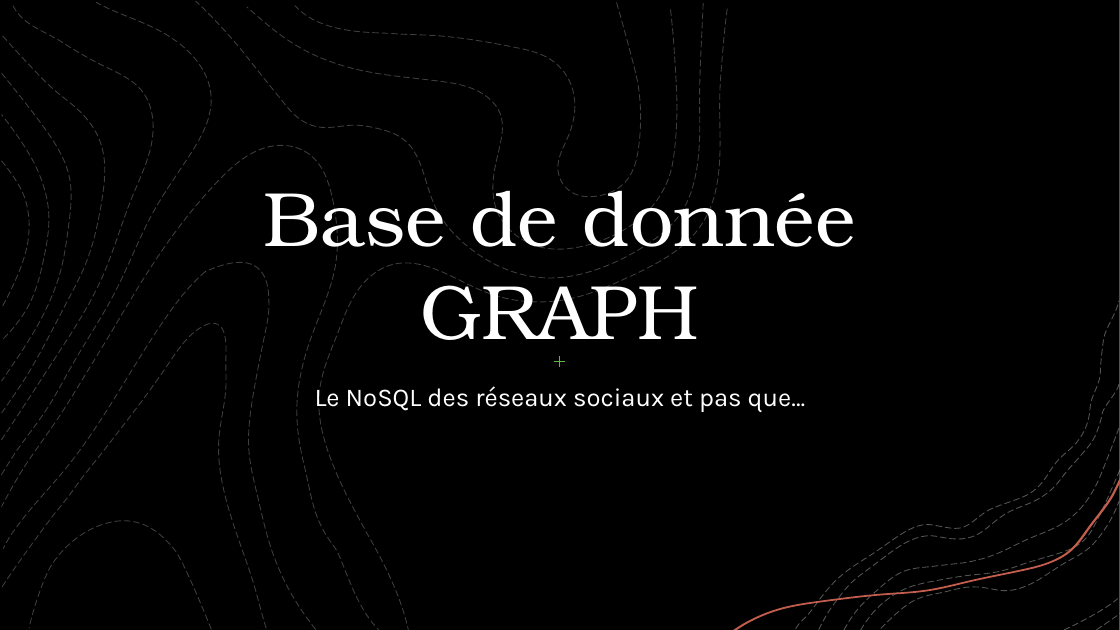
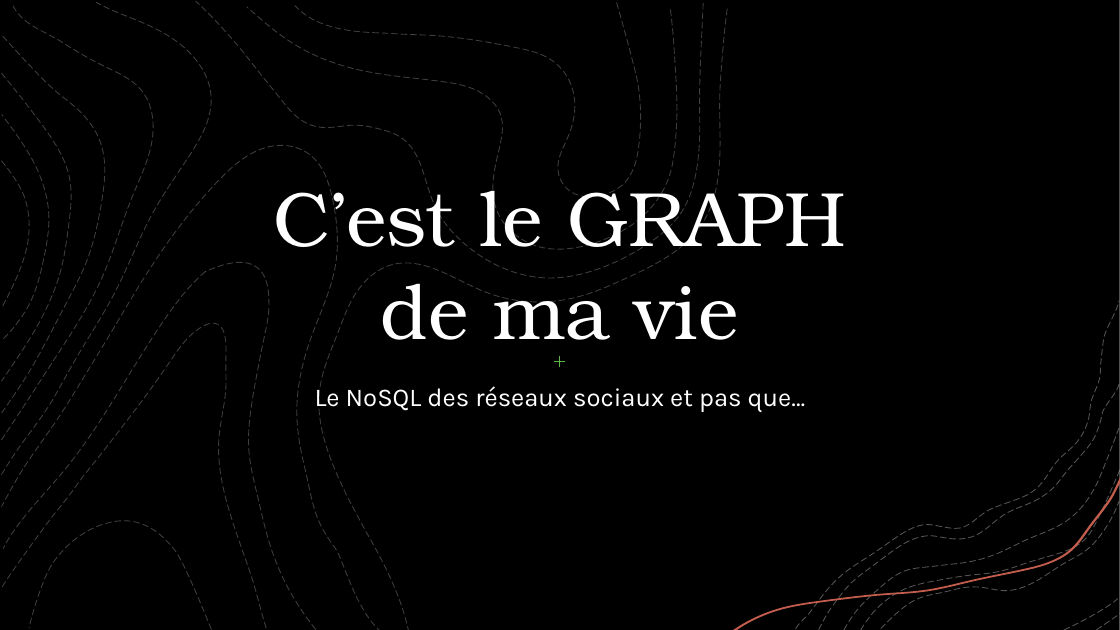
Before and after one commit to AnthonyRyck/Meetup, a slide deck: slide 1 of MeetupGraphDatabase/PresentationPPT/Meetup-Graph.pptx. Drawn at 1120x630 pixels with LibreOffice and Linux fonts; fonts in the diff are those of the drawing; background and template pictures are left out; a plain dark background stands for a picture behind light text. Boxes give left, top, right and bottom in pixels: in the first picture for what was removed or moved away, otherwise in the second. Text is boxed around its words. In the diff, an @@ line names an element or a change of style, - is before the commit and + after.

```diff
--- a/MeetupGraphDatabase/PresentationPPT/Meetup-Graph.pptx
+++ b/MeetupGraphDatabase/PresentationPPT/Meetup-Graph.pptx
@@ title at bbox=[273, 174, 846, 357]: text changed @@
-Base de donnée
-GRAPH
+C’est le GRAPH
+de ma vie
```
Also in this commit, not shown: 2 other slides changed, 2 slides added.
